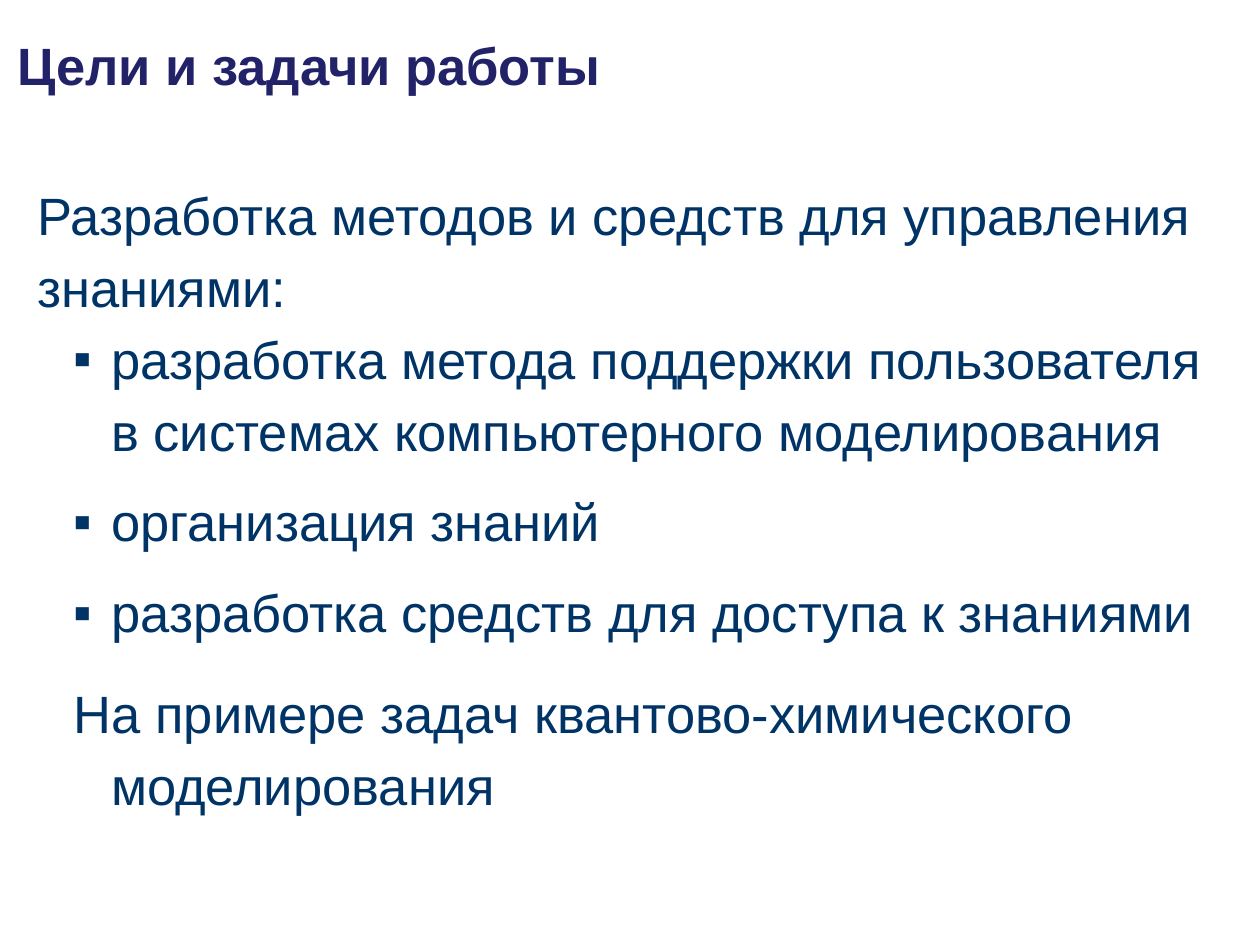
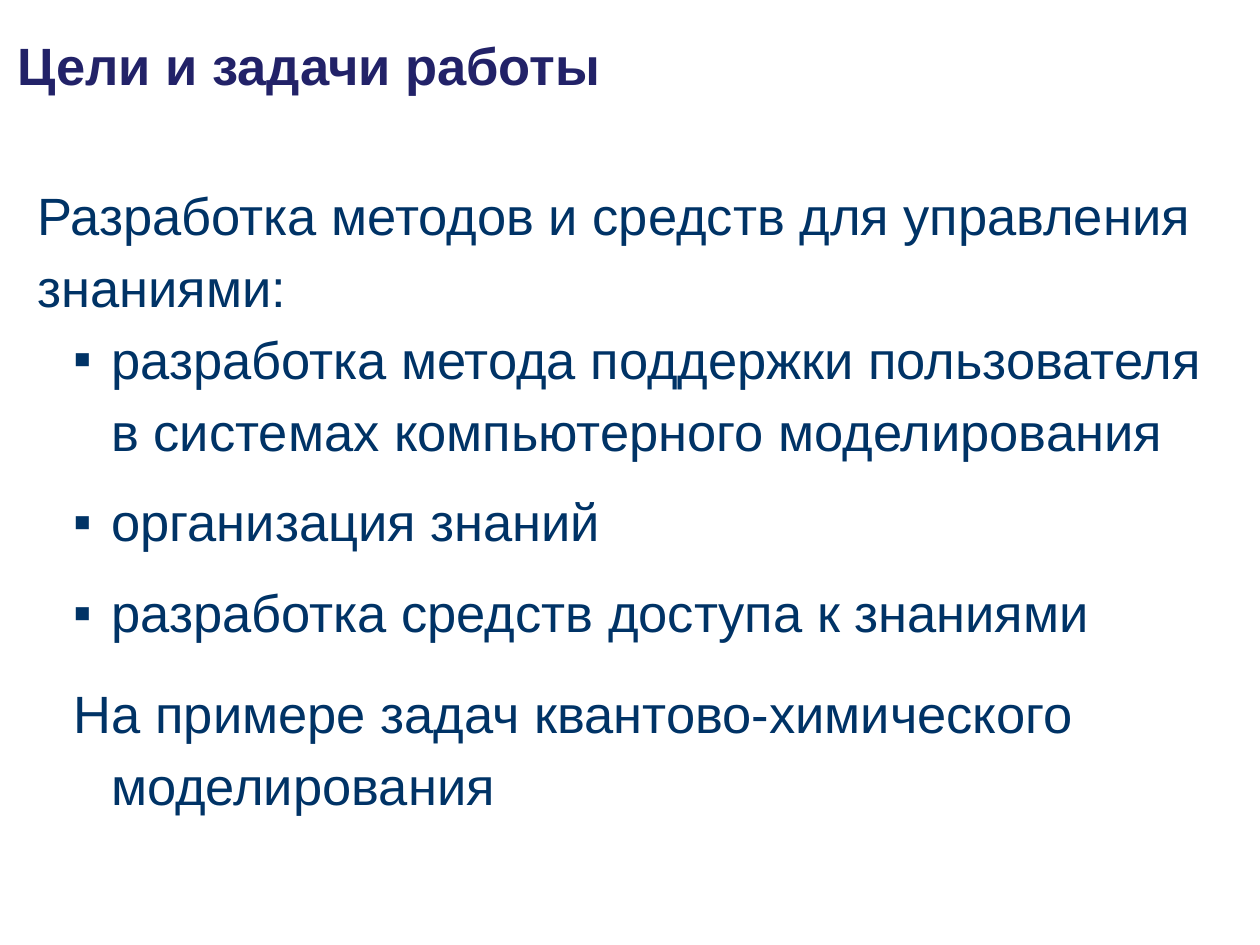
Before and after one commit to podtelkin/NII-NKT, a slide deck: slide 3 of master/master.ppt. Drawn at 1260x945 pixels with LibreOffice and Linux fonts; fonts in the diff are those of the drawing; background and template pictures are left out. Boxes give left, top, right and bottom in pixels: in the first picture for what was removed or moved away, otherwise in the second. Text is boxed around its words. In the diff, an @@ line names an element or a change of style, - is before the commit and + after.

```diff
--- a/master/master.ppt
+++ b/master/master.ppt
@@ text at (111, 593, 1089, 643): text changed @@
-  ▪ разработка средств для доступа к знаниями
+  ▪ разработка средств доступа к знаниями
```
Also in this commit, not shown: 1 other slide changed, 10 other files.
